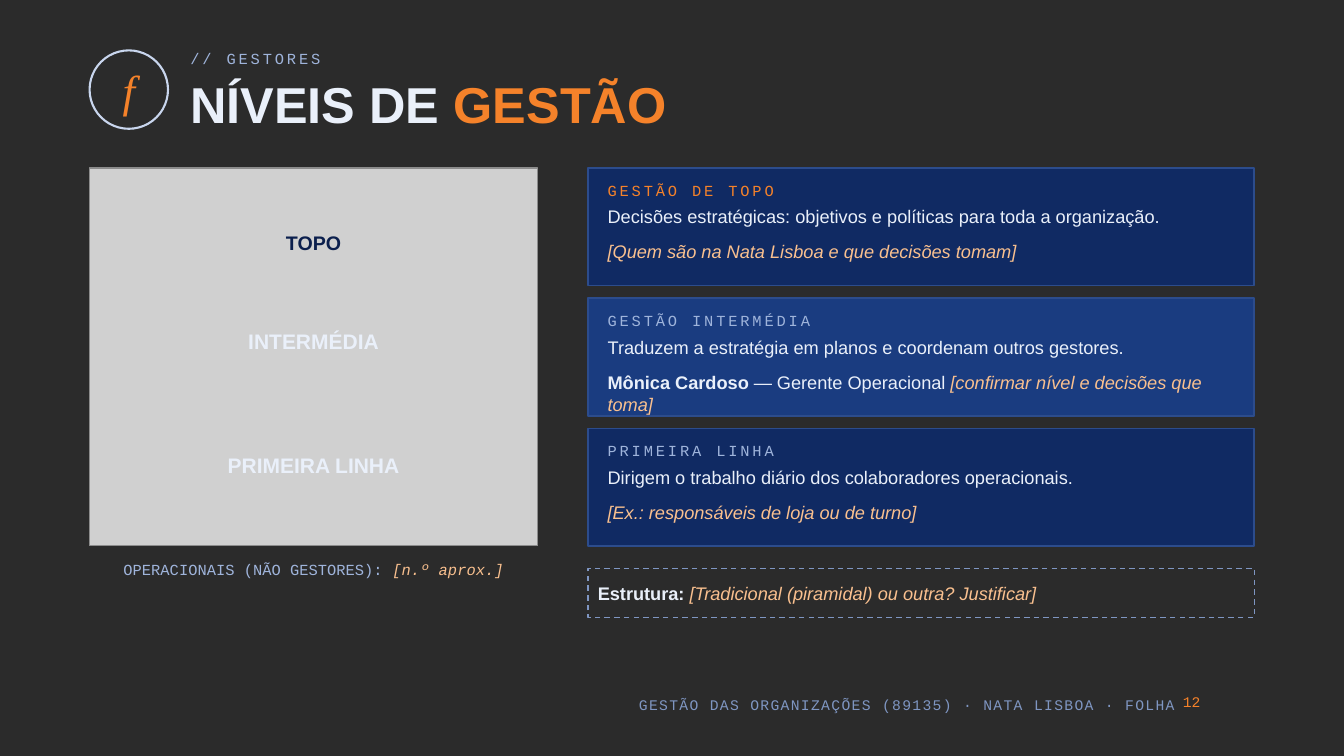
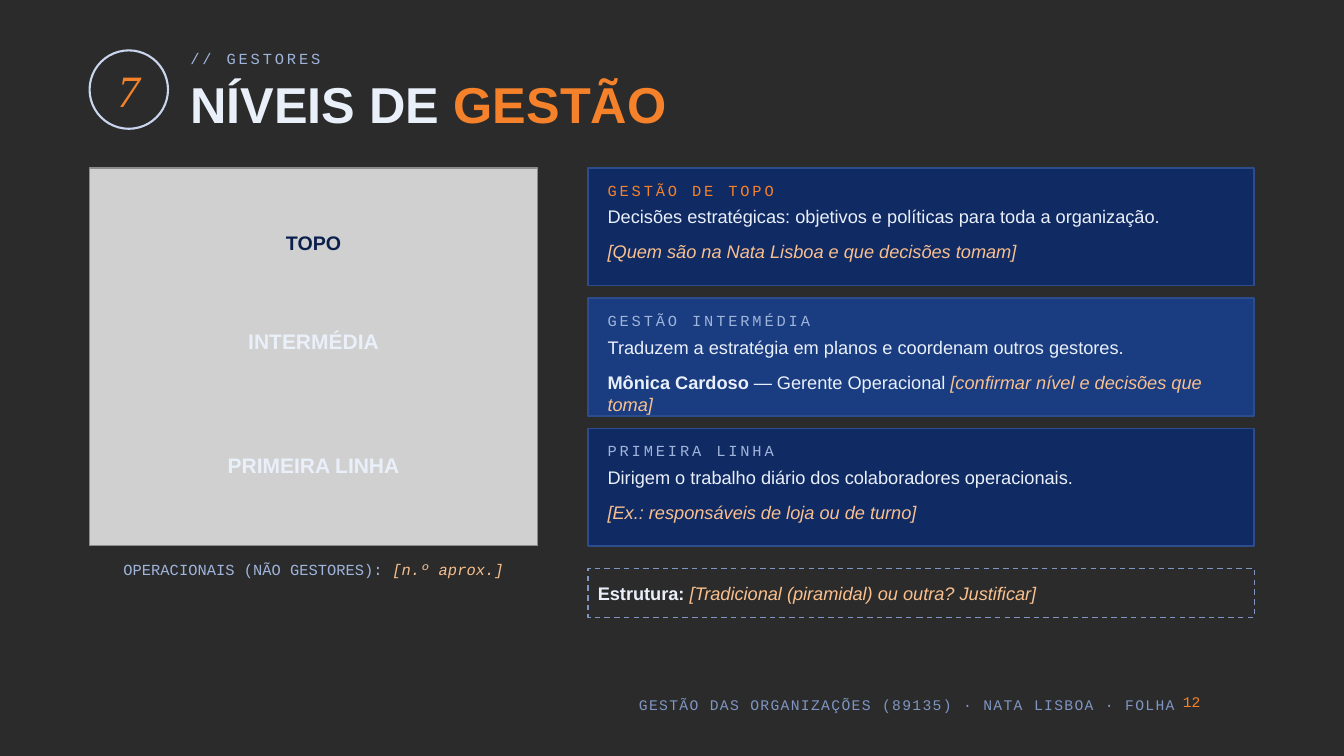
Before and after one commit to kd25gpgdw9-lang/Oceanum, a slide deck: slide 12 of apresentacao-go-89135/Nata_Lisboa_GO_89135.pptx. Drawn at 1344x756 pixels with LibreOffice and Linux fonts; fonts in the diff are those of the drawing; grey boxes stand for pictures; background and template pictures are left out; a plain dark background stands for a picture behind light text. Boxes give left, top, right and bottom in pixels: in the first picture for what was removed or moved away, otherwise in the second. Text is boxed around its words. In the diff, an @@ line names an element or a change of style, - is before the commit and + after.

```diff
--- a/apresentacao-go-89135/Nata_Lisboa_GO_89135.pptx
+++ b/apresentacao-go-89135/Nata_Lisboa_GO_89135.pptx
@@ text at bbox=[118, 77, 140, 107]: text changed @@
-f
+7
```
Also in this commit, not shown: 12 other slides changed, 3 other files.
